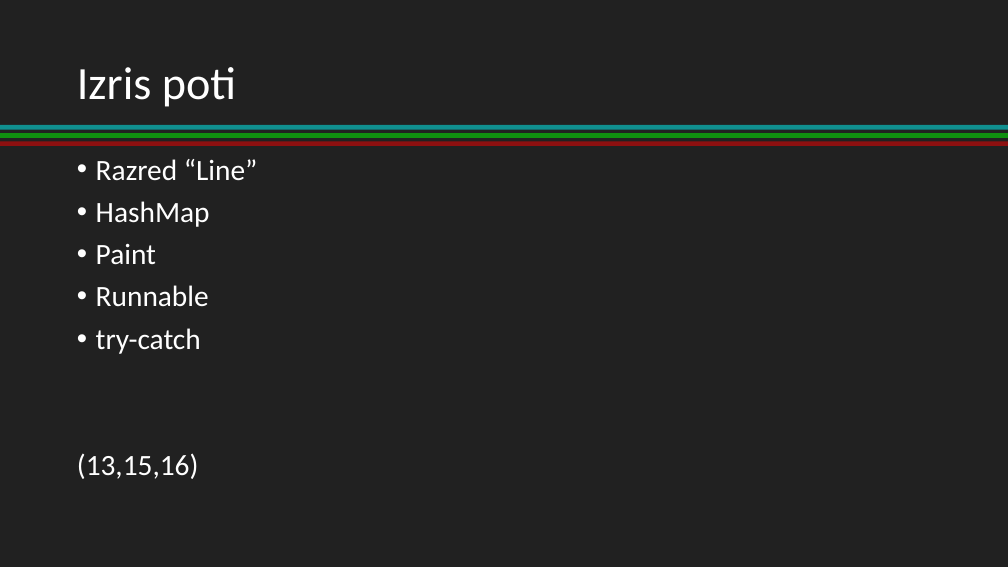
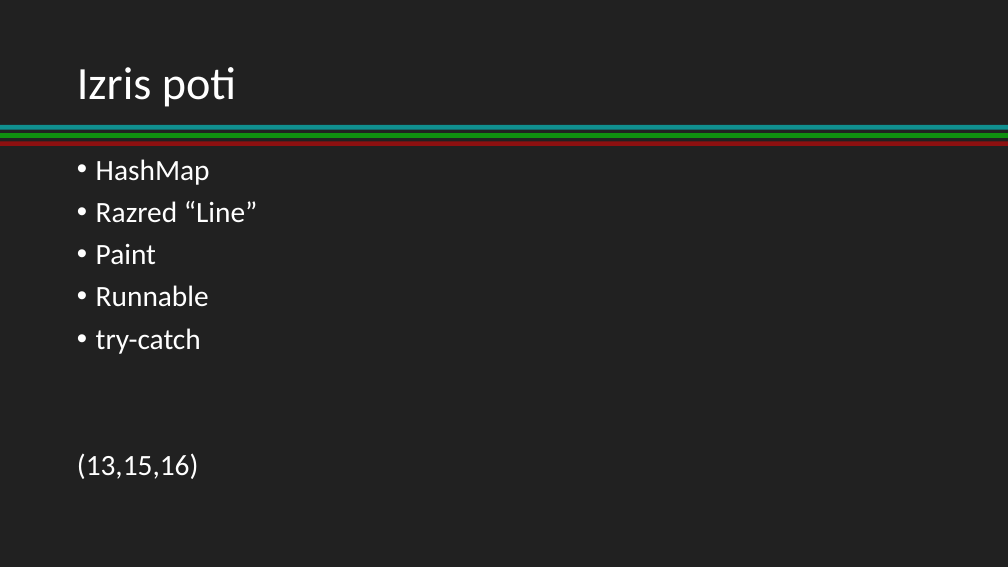
Before and after one commit to nik1178/MaturitetnaSeminarska, a slide deck: slide 8 of PowerPoint/Jenič Nik T4b.pptx. Drawn at 1008x567 pixels with LibreOffice and Linux fonts; fonts in the diff are those of the drawing. Boxes give left, top, right and bottom in pixels: in the first picture for what was removed or moved away, otherwise in the second. Text is boxed around its words. In the diff, an @@ line names an element or a change of style, - is before the commit and + after.

```diff
--- a/PowerPoint/Jenič Nik T4b.pptx
+++ b/PowerPoint/Jenič Nik T4b.pptx
@@ text at <box>96,159,210,185</box>: paragraph added @@
+• HashMap
@@ text at <box>96,201,210,227</box>: paragraph removed @@
-• HashMap
```
Also in this commit, not shown: 4 other slides changed, 1 slide added.
